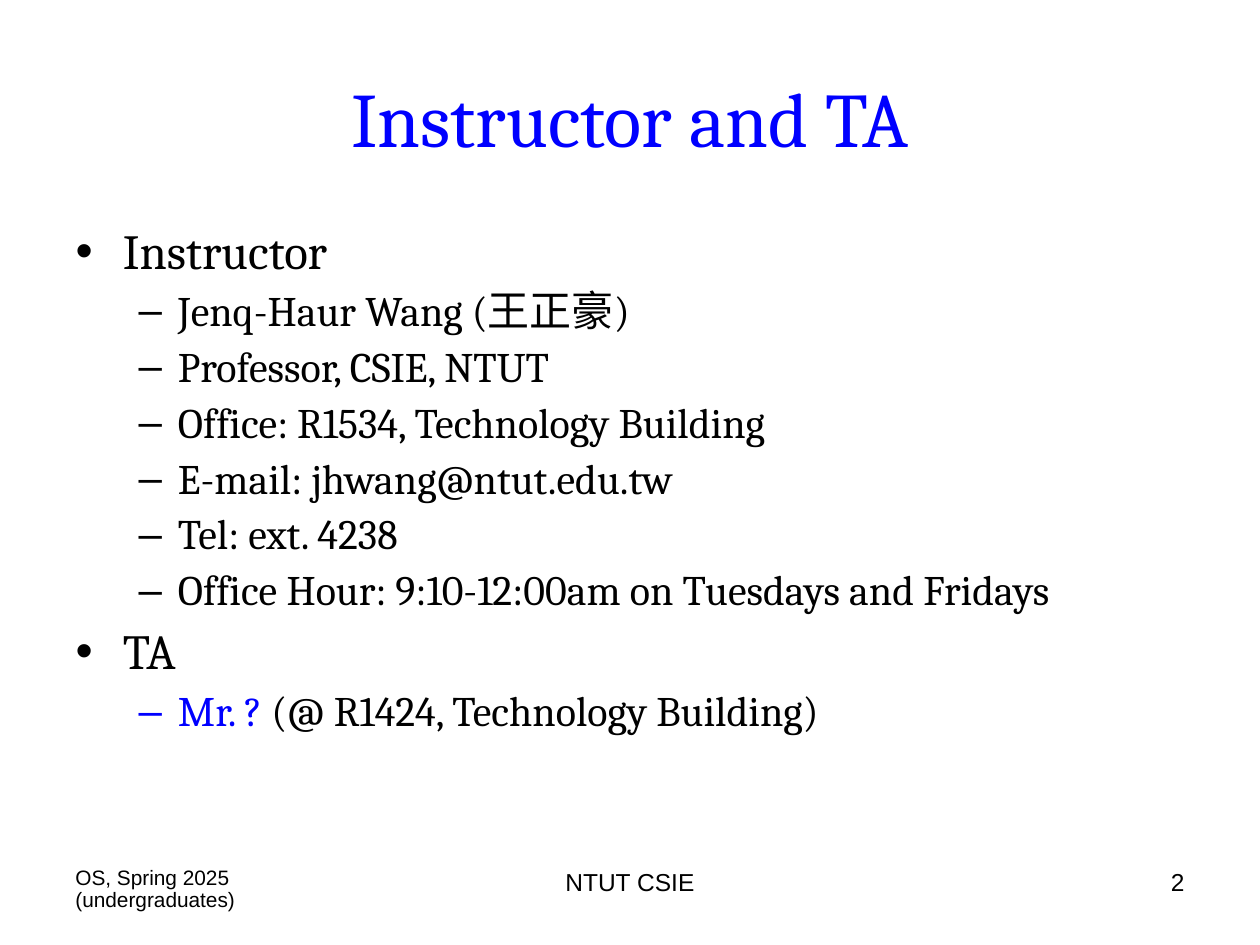
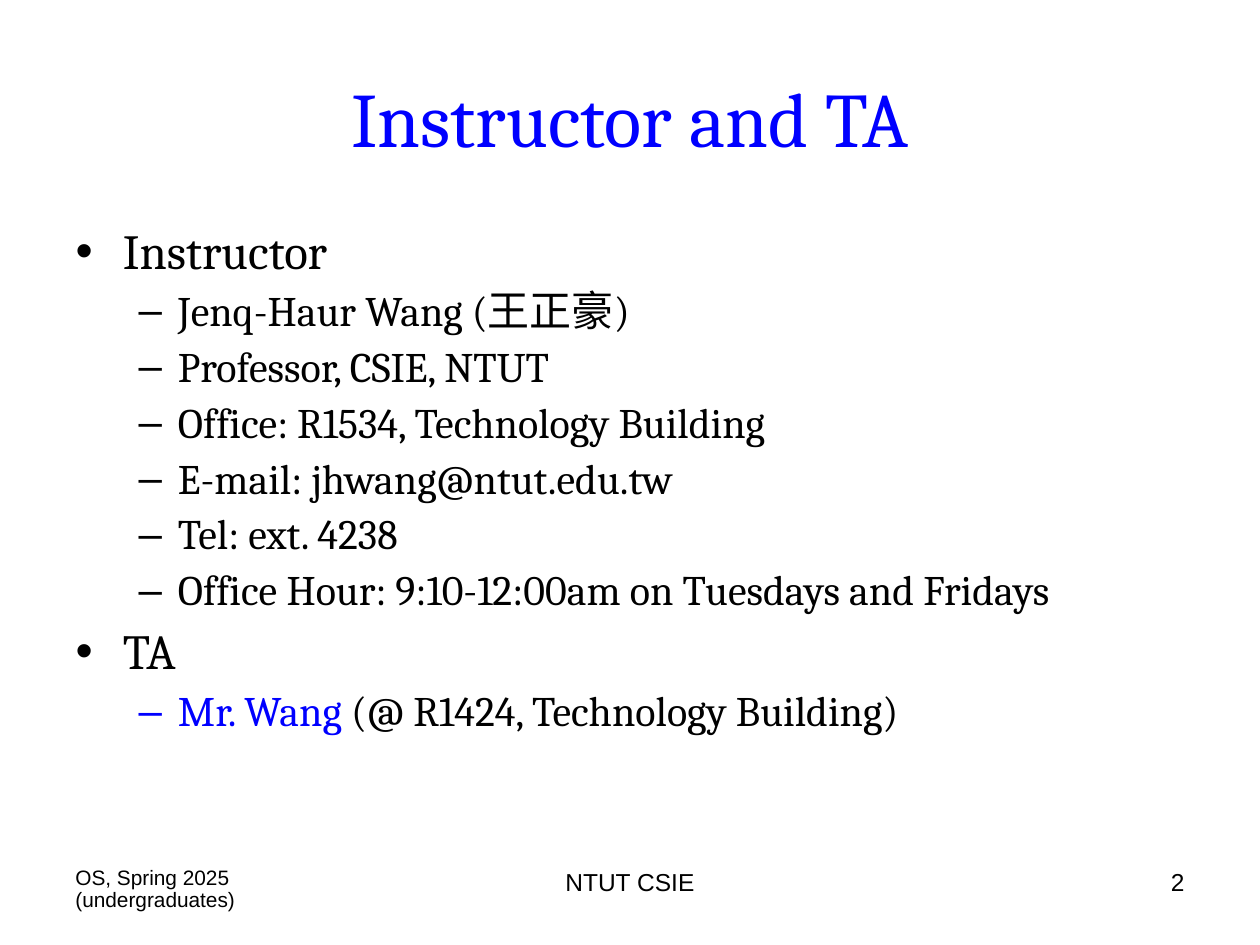
Before and after one commit to chriswjh/chriswjh.github.io, a slide deck: slide 2 of OSu/00-Overview.ppt. Drawn at 1260x945 pixels with LibreOffice and Linux fonts; fonts in the diff are those of the drawing. Boxes give left, top, right and bottom in pixels: in the first picture for what was removed or moved away, otherwise in the second. Text is boxed around its words. In the diff, an @@ line names an element or a change of style, - is before the commit and + after.

```diff
--- a/OSu/00-Overview.ppt
+++ b/OSu/00-Overview.ppt
@@ text at box(178, 696, 898, 736): text changed @@
-  – Mr. ? (@ R1424, Technology Building)
+  – Mr. Wang (@ R1424, Technology Building)
```
Also in this commit, not shown: 1 other file.
